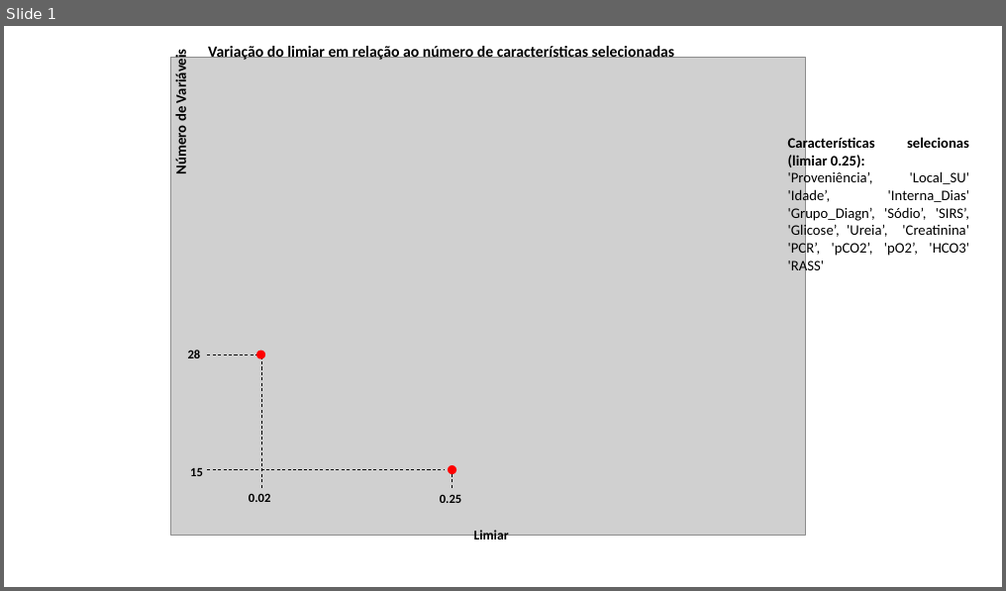
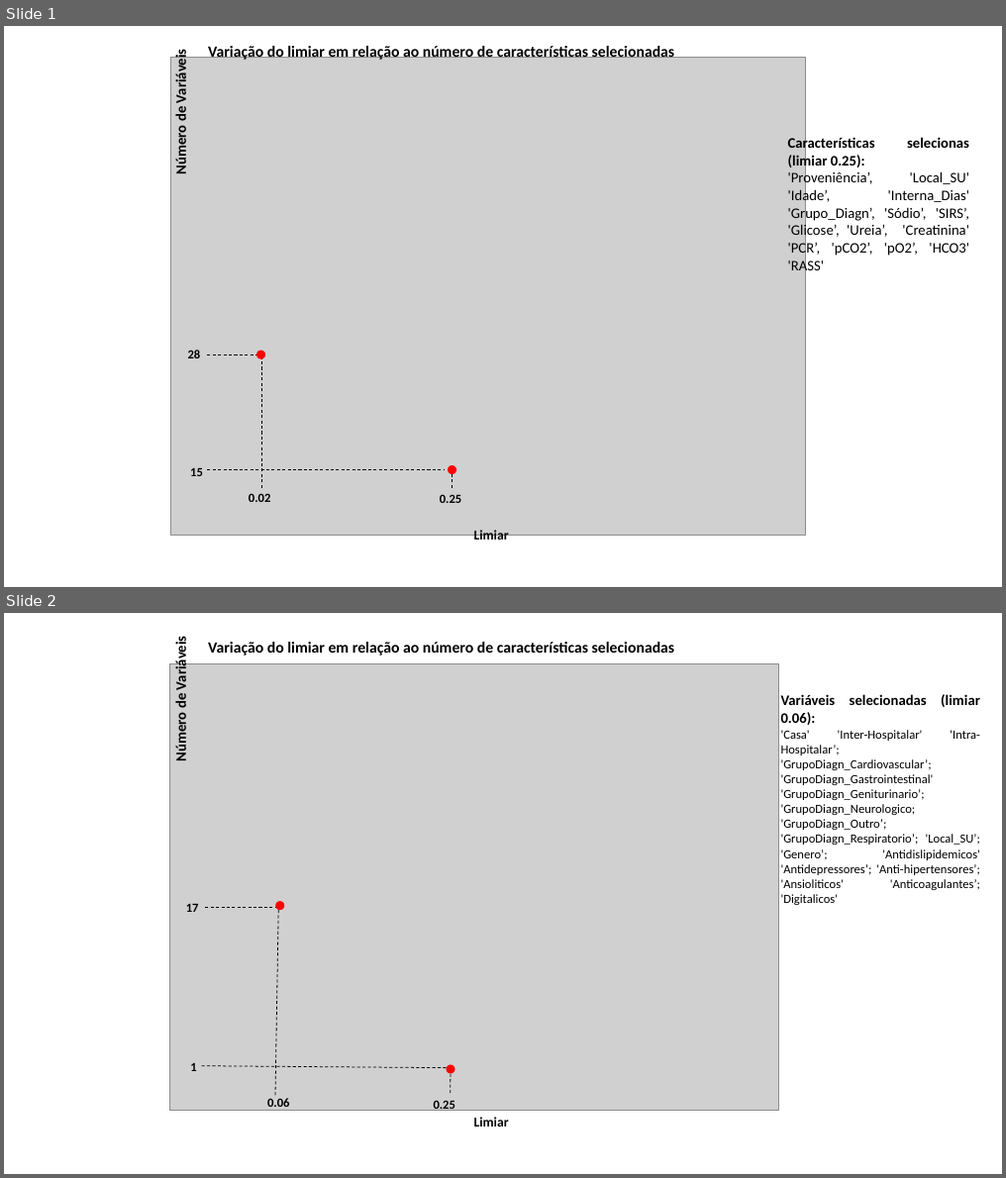
Before and after one commit to natawild/Dissertacao2021, a slide deck: ImagensDissertacao.pptx. Shown one above the other, each under a label of ours: slide 1 before the commit, slides 1 and 2 after it. The pictures are 1006x591 and 1006x1178 pixels, drawn with LibreOffice and Linux fonts; fonts in the diff are those of the drawing; grey boxes stand for pictures. Boxes give left, top, right and bottom in pixels: in the first picture for what was removed or moved away, otherwise in the second. Text is boxed around its words. In the diff, an @@ line names an element or a change of style, - is before the commit and + after.

```diff
--- a/ImagensDissertacao.pptx
+++ b/ImagensDissertacao.pptx
@@ slide 2 added at [4,613,1002,1174], background #FFFFFF @@
@@ text added at [172,641,190,761], 14 pt, text #000000, bold @@
+Número de Variáveis
@@ text added at [208,642,675,656], 15 pt, text #000000, bold @@
+Variação do limiar em relação ao número de características selecionadas
@@ picture added at [169,663,778,1110] @@
@@ text added at [781,694,980,905], 12 pt, text #000000 @@
+Variáveis selecionadas (limiar 0.06):
+'Casa' 'Inter-Hospitalar' 'Intra-Hospitalar’; 'GrupoDiagn_Cardiovascular’; 'GrupoDiagn_Gastrointestinal' 'GrupoDiagn_Geniturinario’; 'GrupoDiagn_Neurologico; 'GrupoDiagn_Outro’; 'GrupoDiagn_Respiratorio’; 'Local_SU’; 'Genero’; 'Antidislipidemicos' 'Antidepressores’; 'Anti-hipertensores’; 'Ansioliticos' 'Anticoagulantes’; 'Digitalicos'
@@ text added at [186,904,199,912], 12 pt, text #000000, bold @@
+17
@@ line added from (205, 907) to (277, 907), #000000 0.75 pt dashed @@
@@ ellipse added at [275,901,285,910], fill #FF0000 @@
@@ line added from (275, 1096) to (279, 910), #000000 0.75 pt dashed @@
@@ text added at [190,1063,196,1071], 12 pt, text #000000, bold @@
+1
@@ line added from (202, 1065) to (448, 1068), #000000 0.75 pt dashed @@
@@ ellipse added at [447,1065,455,1074], fill #FF0000 @@
@@ line added from (450, 1093) to (450, 1074), #000000 0.75 pt dashed @@
@@ text added at [267,1098,289,1107], 12 pt, text #000000, bold @@
+0.06
@@ text added at [434,1100,455,1113], 12 pt, text #000000, bold @@
+0.25
@@ text added at [474,1117,509,1127], 13 pt, text #000000, bold @@
+Limiar
```
Also in this commit, not shown: 5 other slides added, 1 slide removed, 6 other files.
